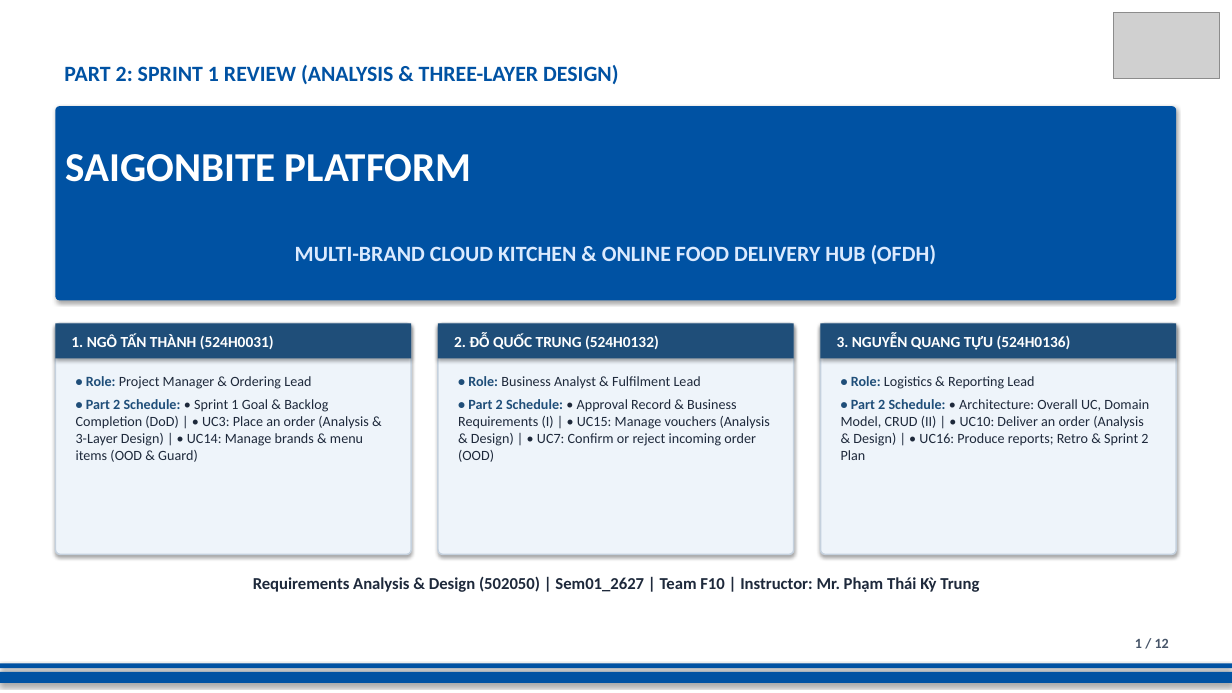
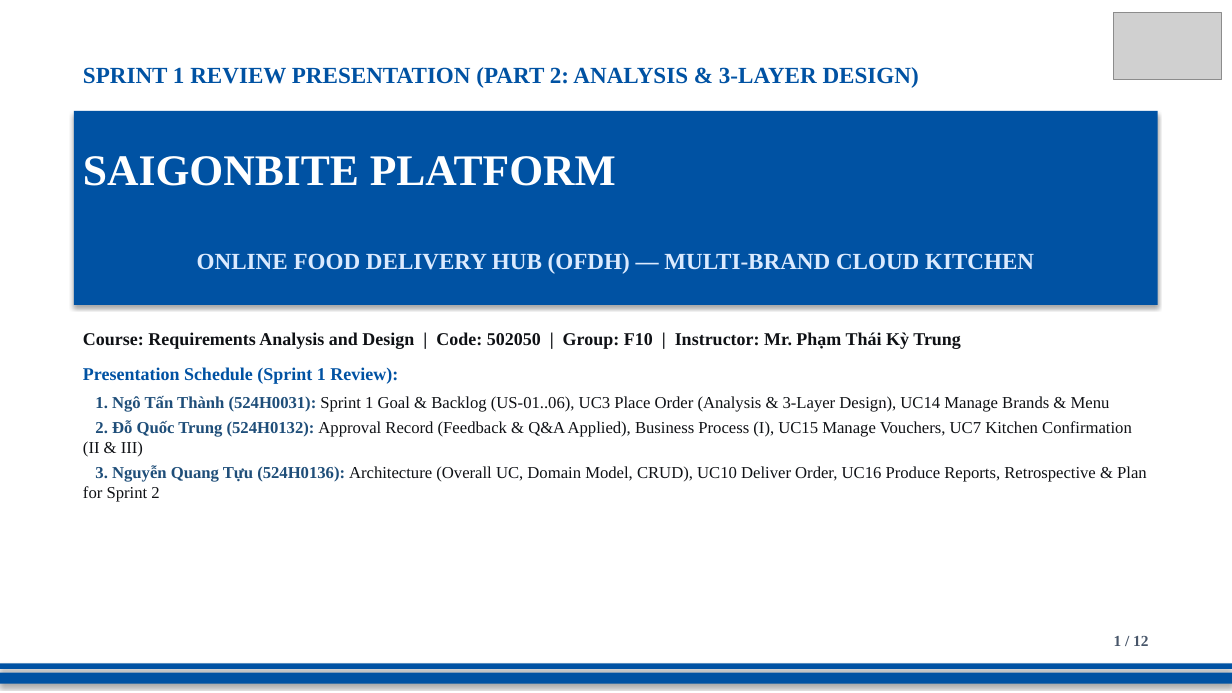
Before and after one commit to DoQuocTrung06/SaigonBite-RAD-TeamF10, a slide deck: slide 1 of Part_2/TeamF10_Presentation_for_SaigonBite.pptx. Drawn at 1232x693 pixels with LibreOffice and Linux fonts; fonts in the diff are those of the drawing; grey boxes stand for pictures. Boxes give left, top, right and bottom in pixels: in the first picture for what was removed or moved away, otherwise in the second. Text is boxed around its words. In the diff, an @@ line names an element or a change of style, - is before the commit and + after.

Commit message:
UC3 & UC14: style Part 2 slide deck with exact Times New Roman typography and Part 1 branding (524H0031)

```diff
--- a/Part_2/TeamF10_Presentation_for_SaigonBite.pptx
+++ b/Part_2/TeamF10_Presentation_for_SaigonBite.pptx
@@ text at [83,67,919,88]: text changed; size 17 to 18 pt; font Calibri to Times New Roman @@
-PART 2: SPRINT 1 REVIEW (ANALYSIS & THREE-LAYER DESIGN)
+SPRINT 1 REVIEW PRESENTATION (PART 2: ANALYSIS & 3-LAYER DESIGN)
@@ rectangle "SAIGONBITE PLATFORM": place and size @@
-rectangle "SAIGONBITE PLATFORM" at [55,106,1177,300]
+rectangle "SAIGONBITE PLATFORM" at [74,111,1158,305]
@@ rectangle "SAIGONBITE PLATFORM" at [74,111,1158,305]: rounded rectangle to rectangle @@
@@ text in rectangle at [83,156,616,186]: size 32 to 34 pt, font Calibri to Times New Roman in "SAIGONBITE PLATFORM" @@
@@ text in rectangle at [197,253,1034,274]: text changed; size 17 to 18 pt; font Calibri to Times New Roman @@
-MULTI-BRAND CLOUD KITCHEN & ONLINE FOOD DELIVERY HUB (OFDH)
+ONLINE FOOD DELIVERY HUB (OFDH) — MULTI-BRAND CLOUD KITCHEN
@@ rounded rectangle removed at [55,323,411,555] @@
@@ rectangle removed at [55,323,411,359] @@
-1. NGÔ TẤN THÀNH (524H0031)
@@ rounded rectangle removed at [438,323,794,555] @@
@@ rectangle removed at [438,323,794,359] @@
-2. ĐỖ QUỐC TRUNG (524H0132)
@@ rounded rectangle removed at [821,323,1177,555] @@
@@ rectangle removed at [821,323,1177,359] @@
-3. NGUYỄN QUANG TỰU (524H0136)
@@ text added at [83,332,1147,502], 13 pt, text #0F1115 @@
+Course: Requirements Analysis and Design | Code: 502050 | Group: F10 | Instructor: Mr. Phạm Thái Kỳ Trung
+Presentation Schedule (Sprint 1 Review):
+1. Ngô Tấn Thành (524H0031): Sprint 1 Goal & Backlog (US-01..06), UC3 Place Order (Analysis & 3-Layer Design), UC14 Manage Brands & Menu
+2. Đỗ Quốc Trung (524H0132): Approval Record (Feedback & Q&A Applied), Business Process (I), UC15 Manage Vouchers, UC7 Kitchen Confirmation (II & III)
+3. Nguyễn Quang Tựu (524H0136): Architecture (Overall UC, Domain Model, CRUD), UC10 Deliver Order, UC16 Produce Reports, Retrospective & Plan for Sprint 2
@@ text removed at [76,376,368,462] @@
-• Role: Project Manager & Ordering Lead
-• Part 2 Schedule: • Sprint 1 Goal & Backlog Completion (DoD) | • UC3: Place an order (Analysis & 3-Layer Design) | • UC14: Manage brands & menu items (OOD & Guard)
@@ text removed at [458,376,770,462] @@
-• Role: Business Analyst & Fulfilment Lead
-• Part 2 Schedule: • Approval Record & Business Requirements (I) | • UC15: Manage vouchers (Analysis & Design) | • UC7: Confirm or reject incoming order (OOD)
@@ text removed at [841,376,1149,460] @@
-• Role: Logistics & Reporting Lead
-• Part 2 Schedule: • Architecture: Overall UC, Domain Model, CRUD (II) | • UC10: Deliver an order (Analysis & Design) | • UC16: Produce reports; Retro & Sprint 2 Plan
@@ text removed at [253,577,979,592] @@
-Requirements Analysis & Design (502050) | Sem01_2627 | Team F10 | Instructor: Mr. Phạm Thái Kỳ Trung
@@ text "1 / 12": place and size @@
-text "1 / 12" at [1135,639,1169,648]
+text "1 / 12" at [1114,636,1148,646]
@@ text "1 / 12" at [1114,636,1148,646]: size 11 to 12 pt, font Calibri to Times New Roman @@
```
Also in this commit, not shown: 11 other slides changed.
